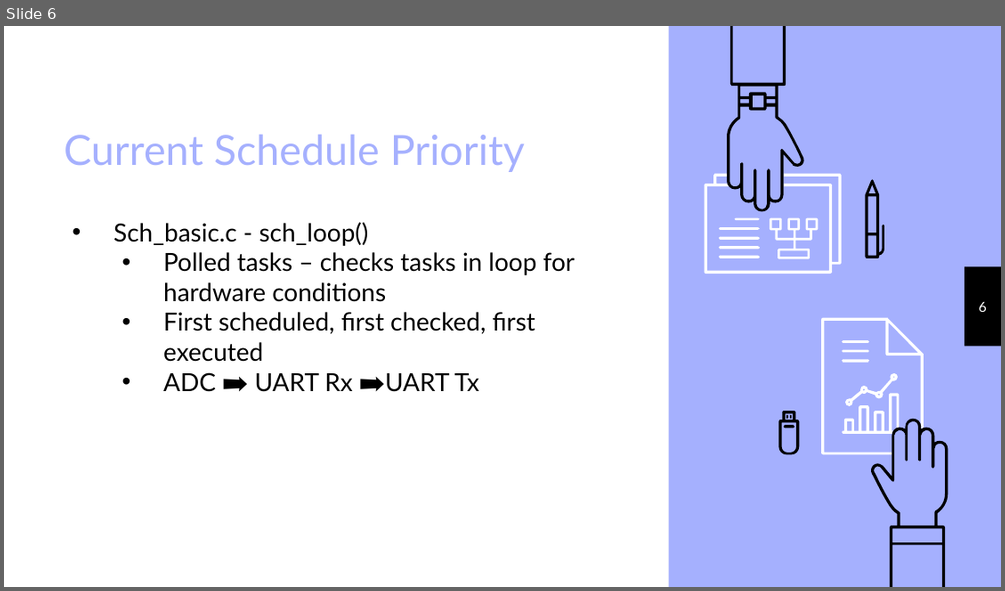
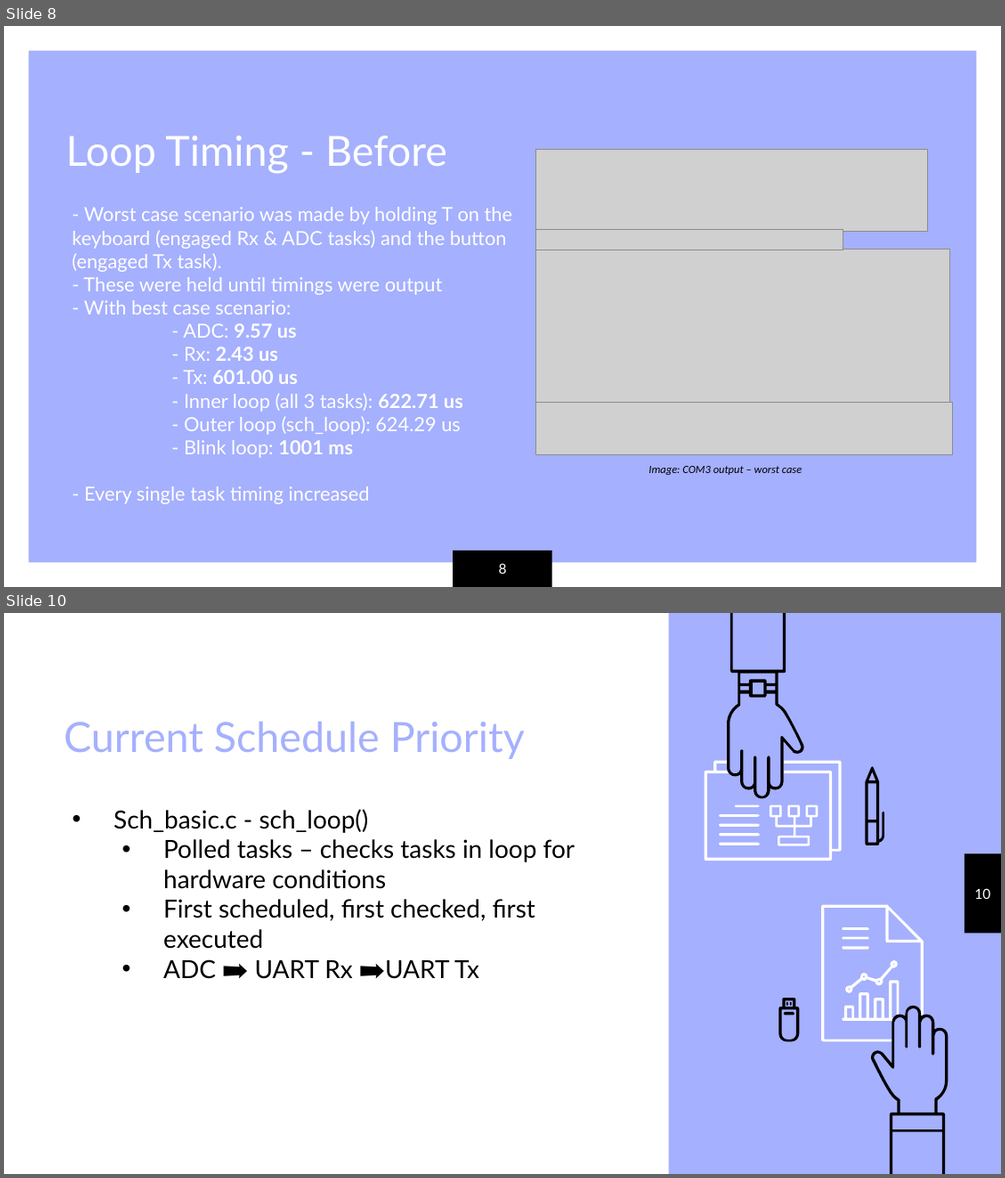
Before and after one commit to outlawkylie/CpE5170, a slide deck: 2.24.21 Lab 1 Update.pptx. Shown one above the other, each under a label of ours: slide 6 before the commit, slides 8 and 10 after it; the slides between them are not shown. The pictures are 1005x591 and 1005x1178 pixels, drawn with LibreOffice and Linux fonts; fonts in the diff are those of the drawing; grey boxes stand for pictures. Boxes give left, top, right and bottom in pixels: in the first picture for what was removed or moved away, otherwise in the second. Text is boxed around its words. In the diff, an @@ line names an element or a change of style, - is before the commit and + after.

```diff
--- a/2.24.21 Lab 1 Update.pptx
+++ b/2.24.21 Lab 1 Update.pptx
@@ slide 8 added at [4,26,1001,587], background #A5B0FE @@
@@ frame added at [4,26,1001,586], fill #FFFFFF @@
@@ title added at [66,135,447,174], 30 pt, text #FFFFFF @@
+Loop Timing - Before
@@ text added at [72,207,512,504], 14 pt, text #FFFFFF @@
+- Worst case scenario was made by holding T on the keyboard (engaged Rx & ADC tasks) and the button (engaged Tx task).
+- These were held until timings were output
+- With best case scenario:
+- ADC: 9.57 us
+- Rx: 2.43 us
+- Tx: 601.00 us
+- Inner loop (all 3 tasks): 622.71 us
+- Outer loop (sch_loop): 624.29 us
+- Blink loop: 1001 ms
+- Every single task timing increased
@@ group added at [535,149,952,455]: 4 pictures @@
@@ text added at [648,466,801,475], 8 pt, text #000000, italic @@
+Image: COM3 output – worst case
@@ rectangle added at [453,550,553,587], fill #000000 @@
@@ page number added at [499,563,507,573], 10 pt, text #FFFFFF @@
+8
@@ what was slide 6 is now slide 10 @@
@@ page number at [974,888,990,899]: text changed @@
-6
+10
```
Also in this commit, not shown: 4 slides changed, 4 other slides added, 1 slide removed, 1 other file.
